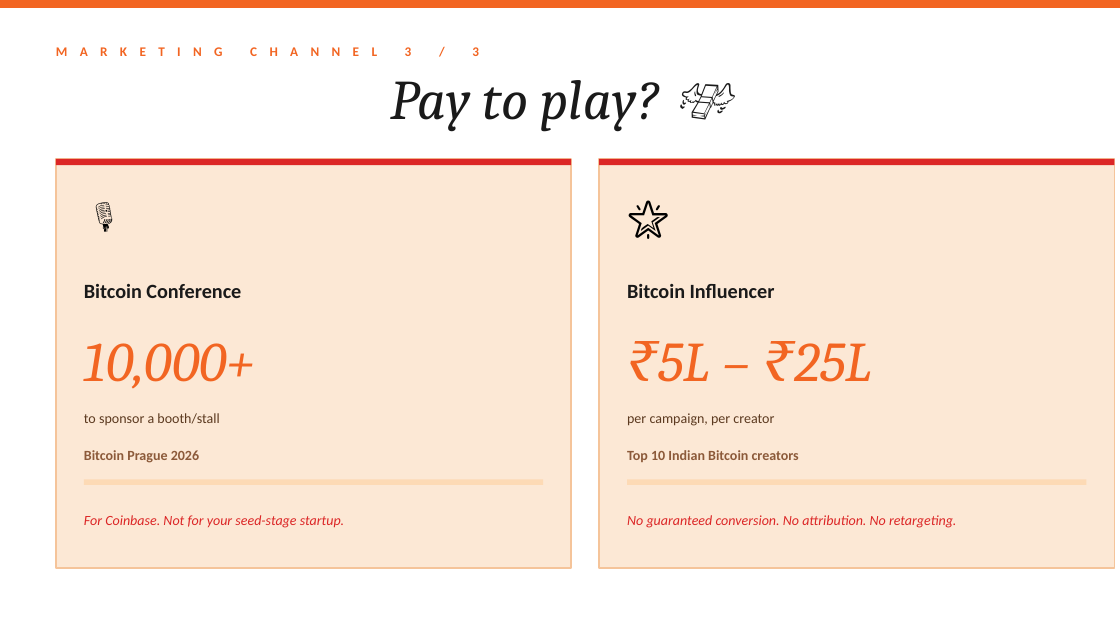
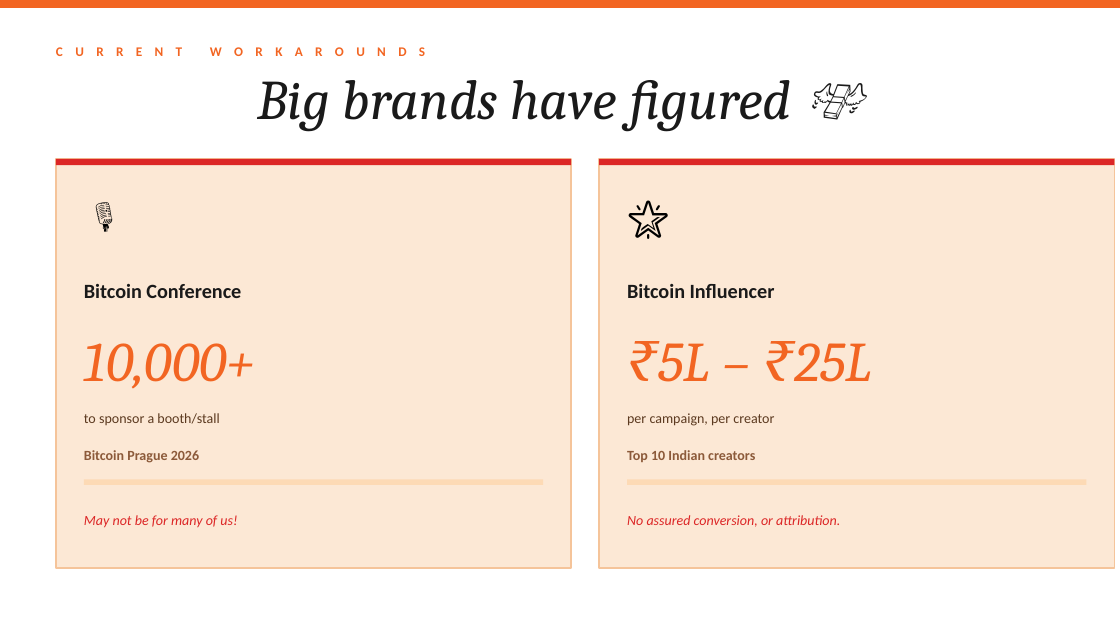
Before and after one commit to setusaurabh/bitcoincierge-pitch-deck, a slide deck: slide 7 of dist/bitcoincierge_pitch_deck.pptx. Drawn at 1120x630 pixels with LibreOffice and Linux fonts; fonts in the diff are those of the drawing. Boxes give left, top, right and bottom in pixels: in the first picture for what was removed or moved away, otherwise in the second. Text is boxed around its words. In the diff, an @@ line names an element or a change of style, - is before the commit and + after.

```diff
--- a/dist/bitcoincierge_pitch_deck.pptx
+++ b/dist/bitcoincierge_pitch_deck.pptx
@@ text at [56,47,425,56]: text changed @@
-M A R K E T I N G C H A N N E L 3 / 3
+C U R R E N T W O R K A R O U N D S
@@ text at [258,80,791,132]: text changed @@
-Pay to play? 💸
+Big brands have figured 💸
@@ text at [627,450,755,462]: text changed @@
-Top 10 Indian Bitcoin creators
+Top 10 Indian creators
@@ text at [84,515,237,528]: text changed @@
-For Coinbase. Not for your seed-stage startup.
+May not be for many of us!
@@ text at [627,515,840,527]: text changed @@
-No guaranteed conversion. No attribution. No retargeting.
+No assured conversion, or attribution.
```
Also in this commit, not shown: 4 other slides changed, 1 slide added, 1 slide removed, 25 other files.
